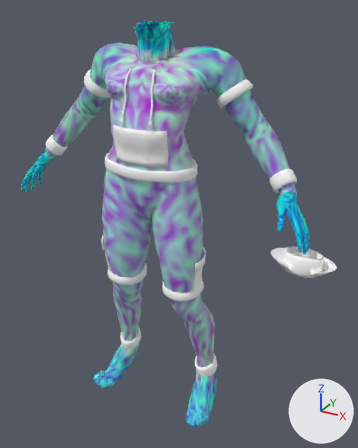
One commit to the glTF model godot-world-fracture/models/operators/bodies/civ-cipher-female.glb: the scene before it, then after it.
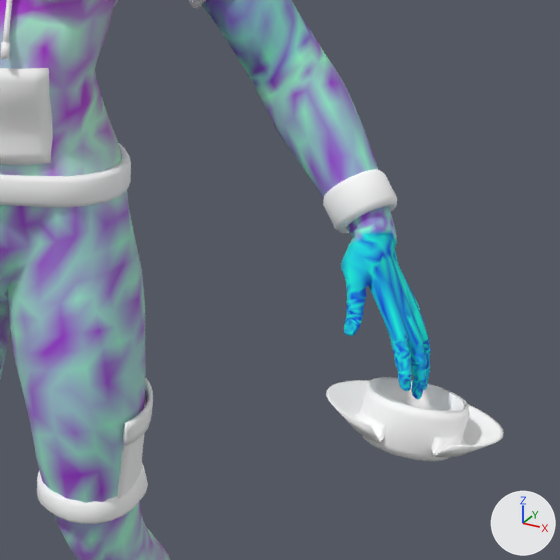
Old and new are each drawn whole from a 50 mm camera at (0.87, -1.442, 1.499) aimed at (0.082, -0.009, 0.783) and again close up on the part from 41% to 100% of the width and 23% to 70% of the height. Lighting does not change. The marker at lower right points along +X, +Y and +Z. The first two pictures are the older version.

Names of what the first close-up shows: 'Piece_cargo', 'Piece_cuffs', 'Piece_hem', 'Piece_pocket', 'Piece_rib_collar', 'Piece_shirt_collar', 'Piece_shorts_hems', 'civilian' and 2 more.
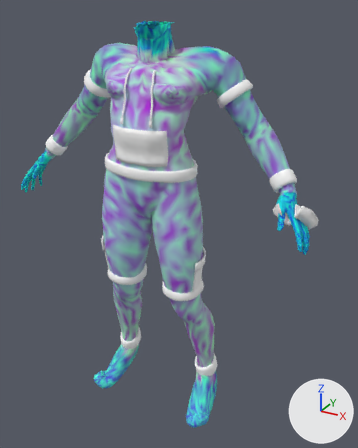
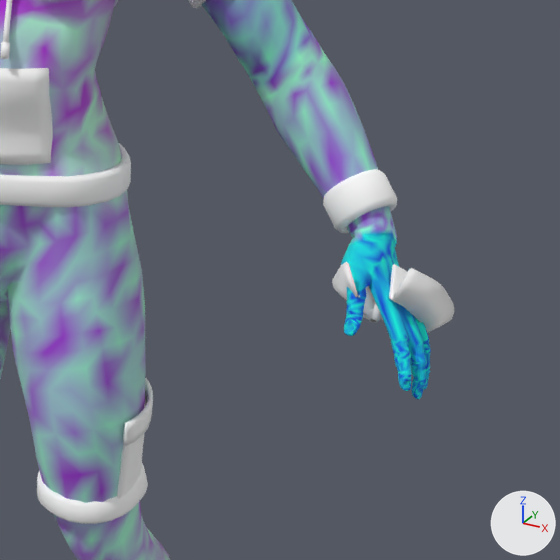
Changed parts and their boxes [x1, y1, x2, y2] in the close-ups (560 x 560 px):
```json
{"object": "Piece_shirt_collar", "change": "reshaped", "before": [326, 377, 504, 457], "after": [332, 262, 454, 333], "on screen": "31% narrower, 11% shorter"}
{"object": "Piece_rib_collar", "change": "reshaped", "before": [362, 377, 470, 461], "after": [363, 286, 382, 322]}
{"part": 1, "of": "me_piece_rib_collar", "change": "deleted", "before": [362, 377, 470, 461]}
{"part": 2, "of": "me_piece_rib_collar", "change": "added", "after": [363, 286, 382, 322]}
```

Scene script edits in JSON lines:
```json
{"block": "me_piece_rib_collar", "where": "# used by ob_piece_rib_collar; location = (0.0, 0.0, 0.0)"}
{"op": "remove", "block": "me_piece_rib_collar", "code": "me_piece_rib_collar.from_pydata(...)  # 240 vertices, 480 faces; spans x 0.5011..0.6184, y -0.1611..-0.0413, z 0.7556..0.8342"}
{"op": "add", "block": "me_piece_rib_collar", "code": "me_piece_rib_collar.from_pydata(...)  # 240 vertices, 480 faces; spans x 0.4758..0.5109, y -0.1207..-0.0569, z 0.8993..0.9619"}
{"block": "me_piece_rib_collar", "change": "me_piece_rib_collar part 1: 240 vertices removed from x 0.5011..0.6184, y -0.1611..-0.0413, z 0.7556..0.8342"}
{"block": "me_piece_rib_collar", "change": "me_piece_rib_collar part 2: 240 vertices added at x 0.4758..0.5109, y -0.1207..-0.0569, z 0.8993..0.9619"}
{"block": "me_piece_shirt_collar", "where": "# used by ob_piece_shirt_collar; location = (0.0, 0.0, 0.0)"}
{"op": "remove", "block": "me_piece_shirt_collar", "code": "me_piece_shirt_collar.from_pydata(...)  # 280 vertices, 556 faces; spans x 0.46..0.657, y -0.195..-0.004, z 0.764..0.834"}
{"op": "add", "block": "me_piece_shirt_collar", "code": "me_piece_shirt_collar.from_pydata(...)  # 280 vertices, 556 faces; spans x 0.448..0.577, y -0.127..-0.007, z 0.872..0.978"}
{"block": "me_piece_shirt_collar", "change": "me_piece_shirt_collar part 3: 280 of 280 vertices moved; they spanned x 0.46..0.657, y -0.195..-0.004, z 0.764..0.834 and now span x 0.448..0.577, y -0.127..-0.007, z 0.872..0.978; mean shift (-0.048, 0.018, 0.128)"}
```
